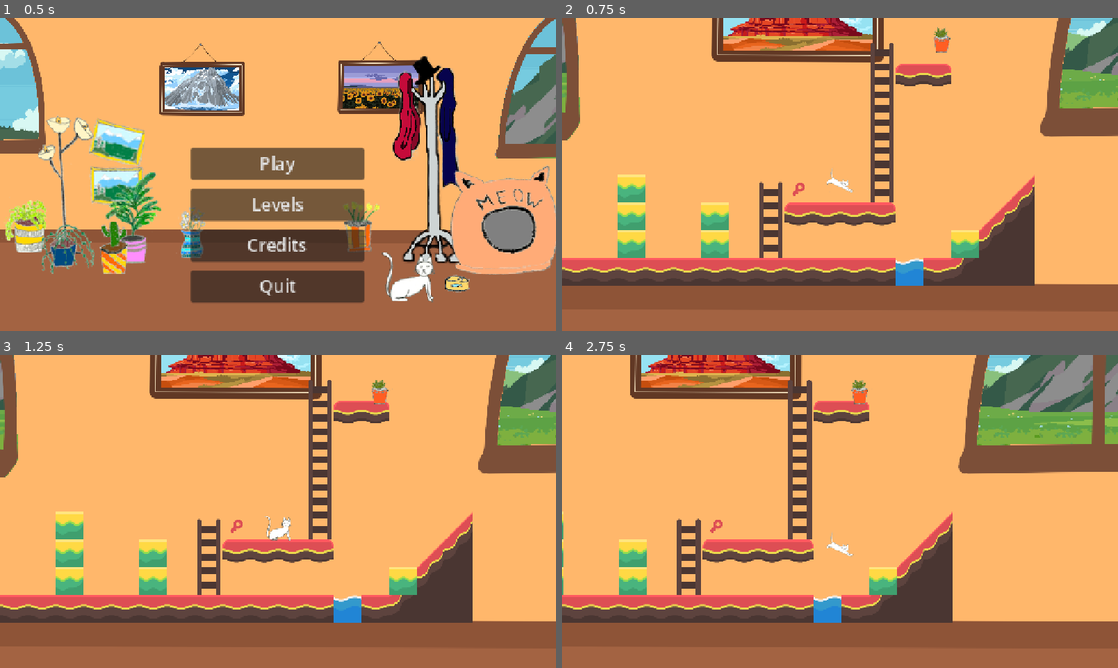
Above: before the commit, frames 1-4 (two rows, left to right).
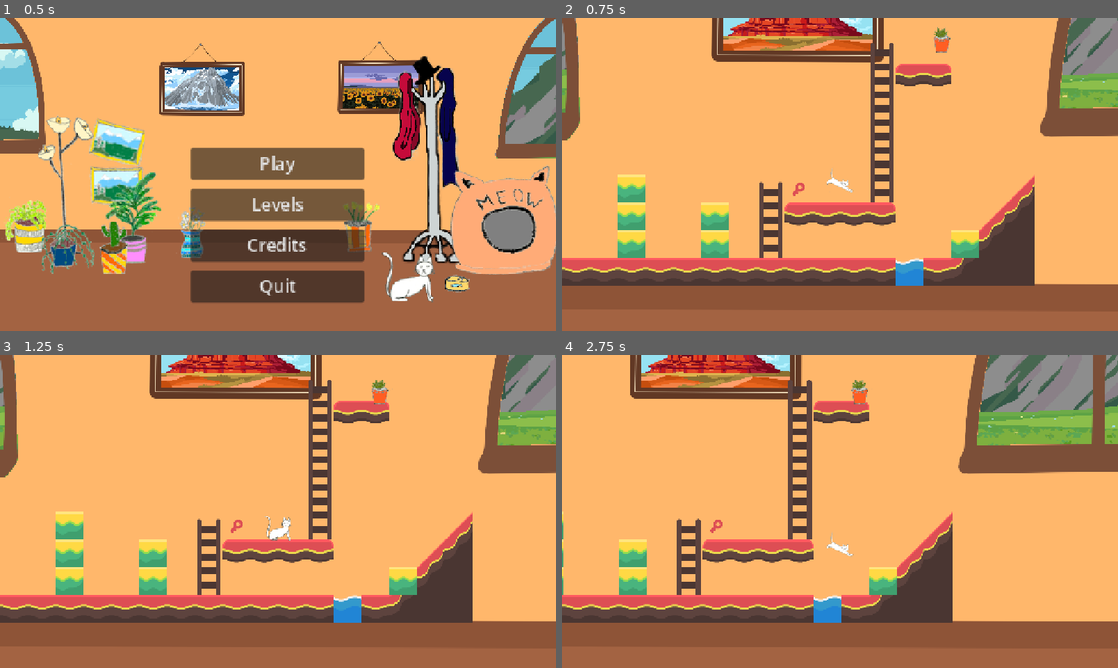
Above: after the commit, the same moments.

Repository: Fantasiel/GameJam25
Game: Godot game, scene res://scenes/menu.tscn
The game is run twice, just before and just after one commit, with the same random seed, the same clock (stepped at 60 frames per second) and the same inputs.
Inputs:
- Up to frame 1 (0.5 s): no input
- Up to frame 2 (0.75 s): click "Play" at 0.5 s
- Up to frame 3 (1.25 s): no input
- Up to frame 4 (2.75 s): hold Right (move_right) from 1.28 s (still down); tap Delete (die) at 1.35 s; tap Space (jump) at 1.52, 2.27 s; tap F (interact) at 2.1 s

Frame 1 is identical in both runs. In frame 2, 1.9% of the frame differs, in the area x 0-100%, y 0-40%; in frame 3, 1.9%; in frame 4, 2.8%, in the area x 74-100%, y 0-29%.

Commit message:
Add parallax to background

Diff:
--- a/scenes/levels/test.tscn
+++ b/scenes/levels/test.tscn
@@ -441,7 +441,12 @@
 
 [node name="Test" type="Node2D"]
 
-[node name="BackgroundMountain" type="TextureRect" parent="."]
+[node name="ParallaxBackground" type="ParallaxBackground" parent="."]
+
+[node name="ParallaxLayer" type="ParallaxLayer" parent="ParallaxBackground"]
+motion_scale = Vector2(0.6, 1)
+
+[node name="BackgroundMountain" type="TextureRect" parent="ParallaxBackground/ParallaxLayer"]
 offset_left = -2848.0
 offset_top = -885.0
 offset_right = 5344.0
Not shown: 1 places in scenes/levels/test.tscn that only renumber resources
